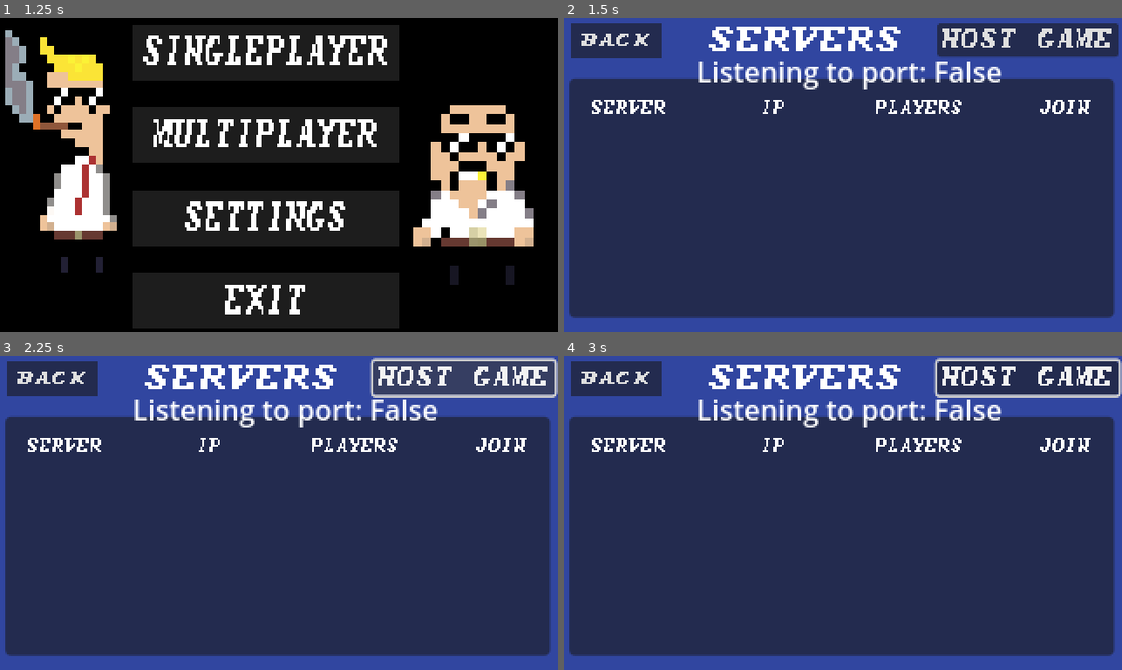
Above: before the commit, frames 1-4 (two rows, left to right).
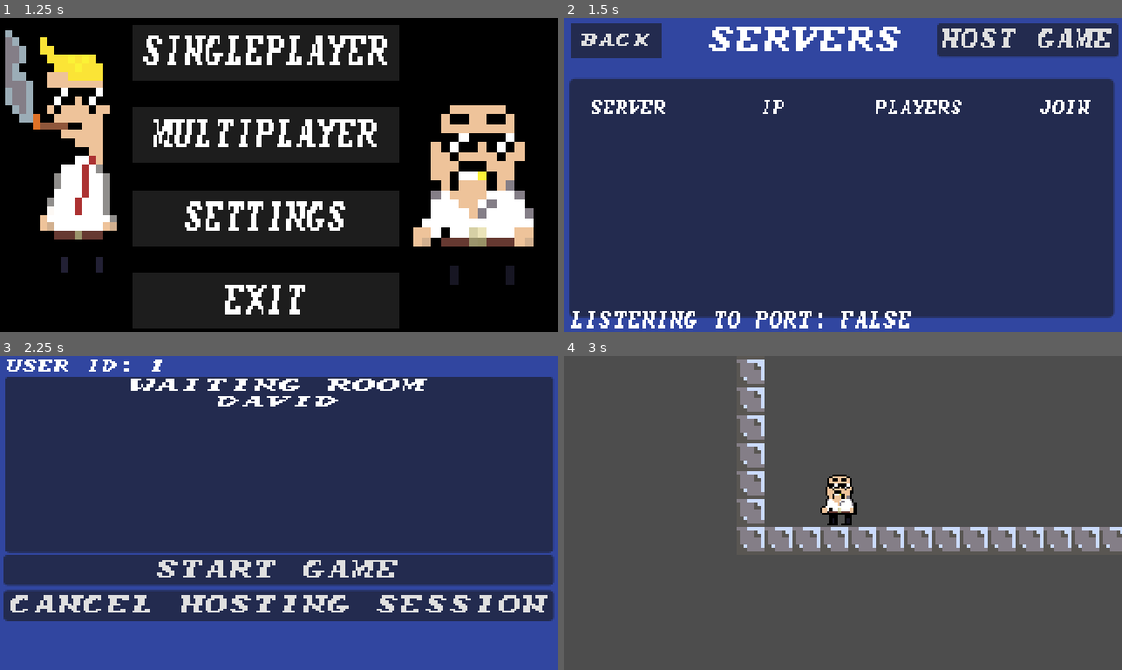
Above: after the commit, the same moments.

Repository: Flipfloppm/jump-n-gun
Game: Godot game, scene res://Levels/level_selection/title_screen.tscn
The game is run twice, just before and just after one commit, with the same random seed, the same clock (stepped at 60 frames per second) and the same inputs.
Inputs (mouse positions are in pixels of both pictures, inside the frame that each line leads up to):
- Up to frame 1 (1.25 s): tap Enter (ChooseLevel) at 0.5 s; move the mouse to (401, 159) at 0.52 s; hold D (right) from 0.53 s (still down); hold Enter (ChooseLevel) from 0.53 s (still down); click (401, 159) at 0.67 s; tap Space (jump) at 0.77 s
- Up to frame 2 (1.5 s): release D (right) at 1.25 s; release Enter (ChooseLevel) at 1.25 s; click "Singleplayer" at 1.25 s
- Up to frame 3 (2.25 s): click "Host Game" at 2 s
- Up to frame 4 (3 s): click (843, 569) at 2.75 s, where only the run after the commit has a clickable "Start Game"

Frame 1 is identical in both runs. In frame 2, 3.0% of the frame differs, in the area x 1-79%, y 13-99%; in frame 3, 32%; in frame 4, 100%, in the area x 0-100%, y 0-100%.
Error before the commit: Invalid access to property or key '1' on a base object of type 'Nil'. (res://ClientLobby/lobby.gd:37)

Commit message:
fixed styling of new server listing and deleted some commented out code

Diff:
--- a/ClientLobby/ServerBrowser.gd
+++ b/ClientLobby/ServerBrowser.gd
@@ -42,7 +42,6 @@
 	var code = OS.execute("./get_ip", [], output, true)
 	broadcastIP = output[0]
 	print("retrived IP: " + broadcastIP)
-	#broadcastIP = "2601:2c6:4500:f60:0:0:0:ae78"
 	broadcaster.set_dest_address(broadcastIP, listenPort)
 
 	# Start broadcasting on a specified port.
--- a/ClientLobby/lobby.gd
+++ b/ClientLobby/lobby.gd
@@ -1,12 +1,7 @@
 extends Control
 
 @onready var server = $CanvasLayer/Server
-#@onready var player_name = $CenterContainer/VBoxContainer/GridContainer/NameEdit
-#@onready var selected_IP = $CenterContainer/VBoxContainer/GridContainer/IPEdit
-#@onready var selected_port = $CenterContainer/VBoxContainer/GridContainer/PortEdit
-#@onready var joinBtn = $CenterContainer/VBoxContainer/JoinBtn
 @onready var hostBtn = $CanvasLayer/Server/HostGame
-#@onready var playerName = $CenterContainer/VBoxContainer/GridContainer/NameEdit
 @onready var server_browser = $CanvasLayer/ServerBrowser
 @onready var waiting_room = $CanvasLayer/WaitingRoom
 
@@ -32,31 +27,17 @@
 func _on_host_game_pressed():
 	print("host game pressed")
 	var host_info = server.start_server()
-	#selected_port.text = str(host_info[0])
-	#selected_IP.text = str(host_info[1])
-	print("ip:" + str(host_info[1]))
-	#joinBtn.disabled = true
 	hostBtn.disabled = true
 	hostBtn.visible = false
-	#register_player_info(player_name.text, multiplayer.get_unique_id())
 	register_player_info("david", multiplayer.get_unique_id())
 	print(GameManager.PLAYERS)
 	#$ServerBrowser.setup_server_broadcast(playerName.text + "'s server")
 	server_browser.setup_server_broadcast("david" + "'s server")
 	# move to waiting room
 	server_browser.visible = false
-	#$CenterContainer.visible = false
 	waiting_room.visible = true
 	$CanvasLayer/BackBtn.visible = false
 	$CanvasLayer/Servers.visible = false
-
-
-
-
-#func _on_join_btn_pressed():
-	#print("join pressed")
-	#join_server_by_ip(selected_IP.text)
-	#joinBtn.disabled = true
 
 func join_server_by_ip(ip):
 	var peer = ENetMultiplayerPeer.new()
@@ -72,7 +53,6 @@
 
 func _on_start_game_btn_pressed():
 	start_game.rpc()
-	#get_tree().change_scene_to_file("res://Levels/level_selection/World_Select.tscn")
 	 # everybody will be notified to call their own start_game method
 
 @rpc("any_peer", "call_local")
--- a/ClientLobby/lobby.tscn
+++ b/ClientLobby/lobby.tscn
@@ -46,6 +46,10 @@
 [sub_resource type="Theme" id="Theme_br80e"]
 default_font = ExtResource("6_umrrv")
 default_font_size = 8
+
+[sub_resource type="Theme" id="Theme_x2mic"]
+default_font = ExtResource("6_umrrv")
+default_font_size = 16
 
 [sub_resource type="Theme" id="Theme_8nl1y"]
 default_font = ExtResource("6_umrrv")
@@ -189,16 +193,19 @@
 anchors_preset = -1
 anchor_right = 1.0
 anchor_bottom = 0.094
-offset_top = 24.4397
-offset_bottom = 12.8777
-grow_horizontal = 2
+offset_top = 24.0
+offset_bottom = 104.438
+grow_horizontal = 2
+scale = Vector2(1.01413, 1.00375)
 
 [node name="ListenPortLabel" type="Label" parent="CanvasLayer/ServerBrowser"]
 layout_mode = 0
-offset_left = 50.0
-offset_top = -45.2942
-offset_right = 159.0
-offset_bottom = -22.2942
+offset_left = -22.0
+offset_top = 108.088
+offset_right = 98.0
+offset_bottom = 119.088
+scale = Vector2(0.509617, 0.713443)
+theme = SubResource("Theme_x2mic")
 text = "Listen to port:"
 
 [node name="WaitingRoom" type="Control" parent="CanvasLayer"]
@@ -256,11 +263,11 @@
 
 [node name="VBoxContainer" type="VBoxContainer" parent="CanvasLayer/WaitingRoom"]
 layout_mode = 0
-offset_left = -3.0
+offset_left = -4.0
 offset_top = 113.0
-offset_right = 358.0
-offset_bottom = 193.0
-scale = Vector2(0.869655, 0.79598)
+offset_right = 164.0
+offset_bottom = 153.0
+scale = Vector2(0.876473, 0.728186)
 
 [node name="StartGameBtn" type="Button" parent="CanvasLayer/WaitingRoom/VBoxContainer"]
 layout_mode = 2
--- a/ClientLobby/server_info.tscn
+++ b/ClientLobby/server_info.tscn
@@ -1,8 +1,24 @@
-[gd_scene load_steps=2 format=3 uid="uid://d1kmysrxcbgop"]
+[gd_scene load_steps=4 format=3 uid="uid://1mvptt5tr4c4"]
 
+[ext_resource type="FontFile" uid="uid://cnyiuob14qqh7" path="res://Art/Fonts/castlevania-dracula-x-small-snes.ttf" id="1_it0ol"]
 [ext_resource type="Script" path="res://ClientLobby/ServerInfo.gd" id="1_w7efd"]
 
+[sub_resource type="Theme" id="Theme_jkdwi"]
+default_font = ExtResource("1_it0ol")
+default_font_size = 8
+
 [node name="ServerInfo" type="HBoxContainer"]
+anchors_preset = -1
+anchor_left = 0.403
+anchor_top = 0.052
+anchor_right = 0.403
+anchor_bottom = 0.052
+offset_left = -122.96
+offset_top = -8.36
+offset_right = 195.04
+offset_bottom = 15.64
+scale = Vector2(0.77359, 0.702421)
+theme = SubResource("Theme_jkdwi")
 script = ExtResource("1_w7efd")
 
 [node name="Name" type="Label" parent="."]
Not shown: 1 places in ClientLobby/WaitingRoom.tscn that only renumber resources
Not shown: 1 places in ClientLobby/lobby.tscn that only renumber resources
Not shown: 1 places in ClientLobby/server_select.tscn that only renumber resources
